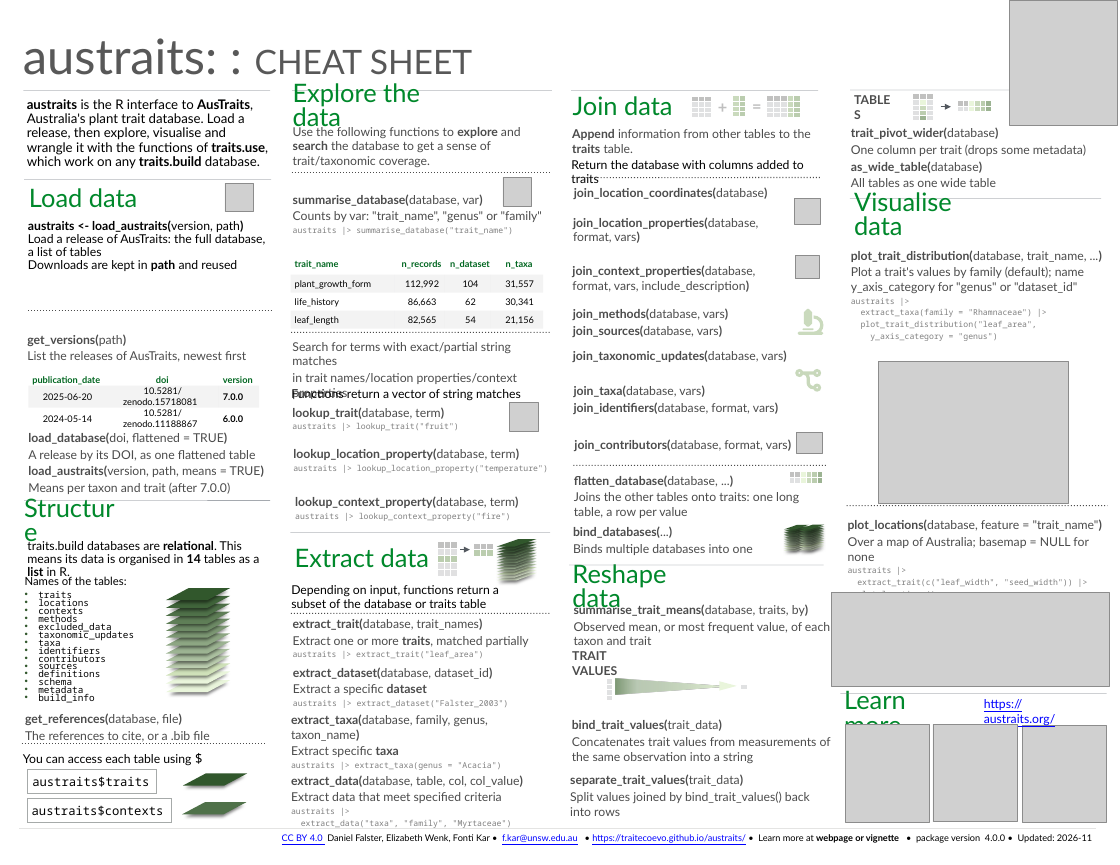
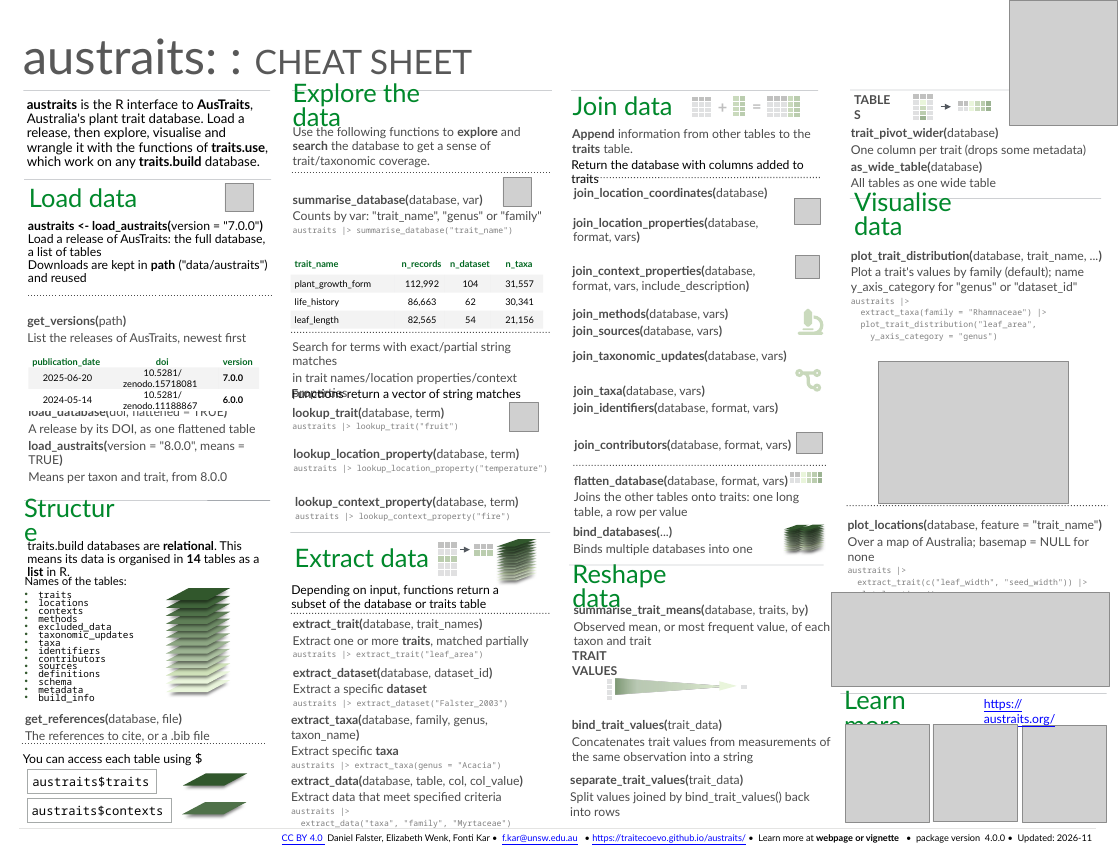
Before and after one commit to traitecoevo/austraits, a slide deck: slide 1 of inst/cheatsheet/austraits-cheatsheet.pptx. Drawn at 1120x865 pixels with LibreOffice and Linux fonts; fonts in the diff are those of the drawing; grey boxes stand for pictures. Boxes give left, top, right and bottom in pixels: in the first picture for what was removed or moved away, otherwise in the second. Text is boxed around its words. In the diff, an @@ line names an element or a change of style, - is before the commit and + after.

```diff
--- a/inst/cheatsheet/austraits-cheatsheet.pptx
+++ b/inst/cheatsheet/austraits-cheatsheet.pptx
@@ text at (28,220,263,232): text changed @@
-austraits <- load_austraits(version, path)
+austraits <- load_austraits(version = "7.0.0")
@@ text at (28,259,268,282): text changed @@
-Downloads are kept in path and reused
+Downloads are kept in path ("data/austraits") and reused
@@ line moved from (28, 311) - (271, 311) to (28, 296) - (271, 296) @@
@@ 2 texts, 1 table: place and size @@
-2 texts, 1 table at (27,334,264,494)
+2 texts, 1 table at (27,315,259,483)
@@ text at (28,441,235,483): text changed @@
-  load_austraits(version, path, means = TRUE)
-  Means per taxon and trait (after 7.0.0)
+  load_austraits(version = "8.0.0", means = TRUE)
+  Means per taxon and trait, from 8.0.0
@@ text at (574,475,788,487): text changed; bold off @@
-  flatten_database(database, ...)
+  flatten_database(database, format, vars)
```
Also in this commit, not shown: 2 other files.
